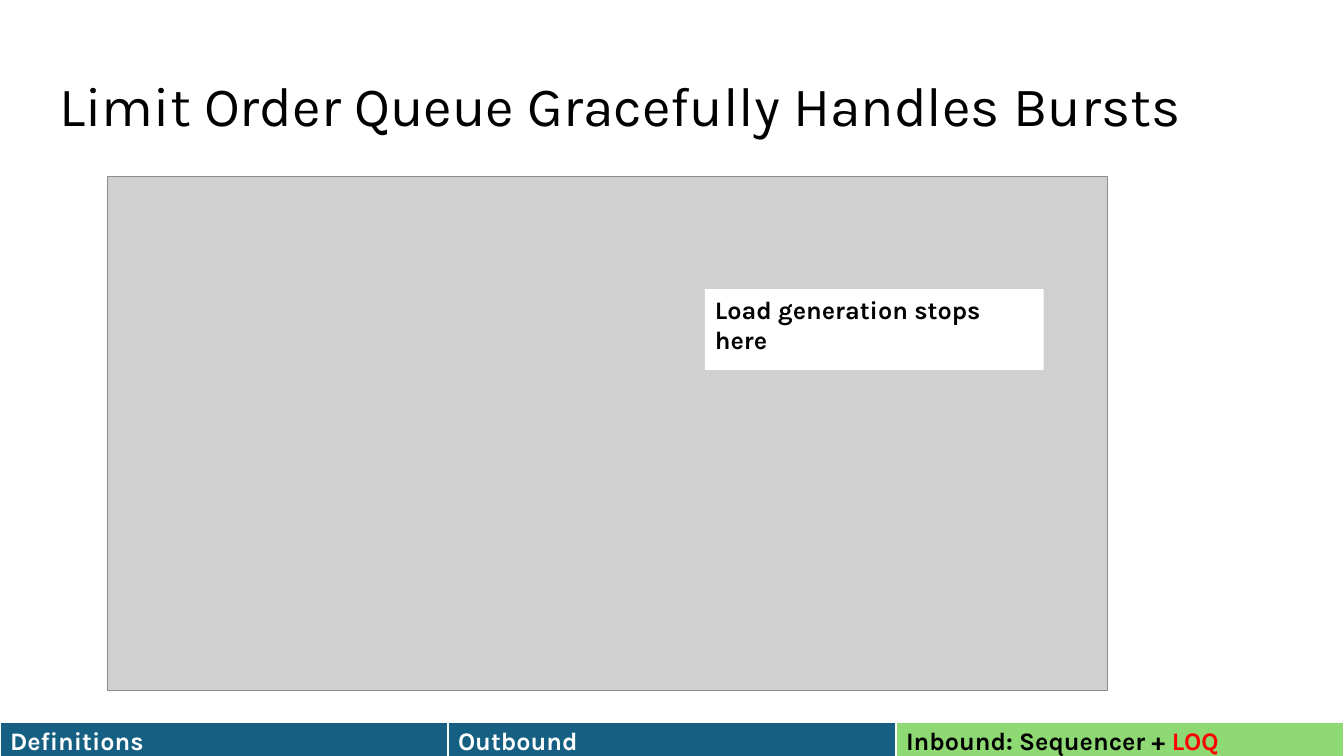
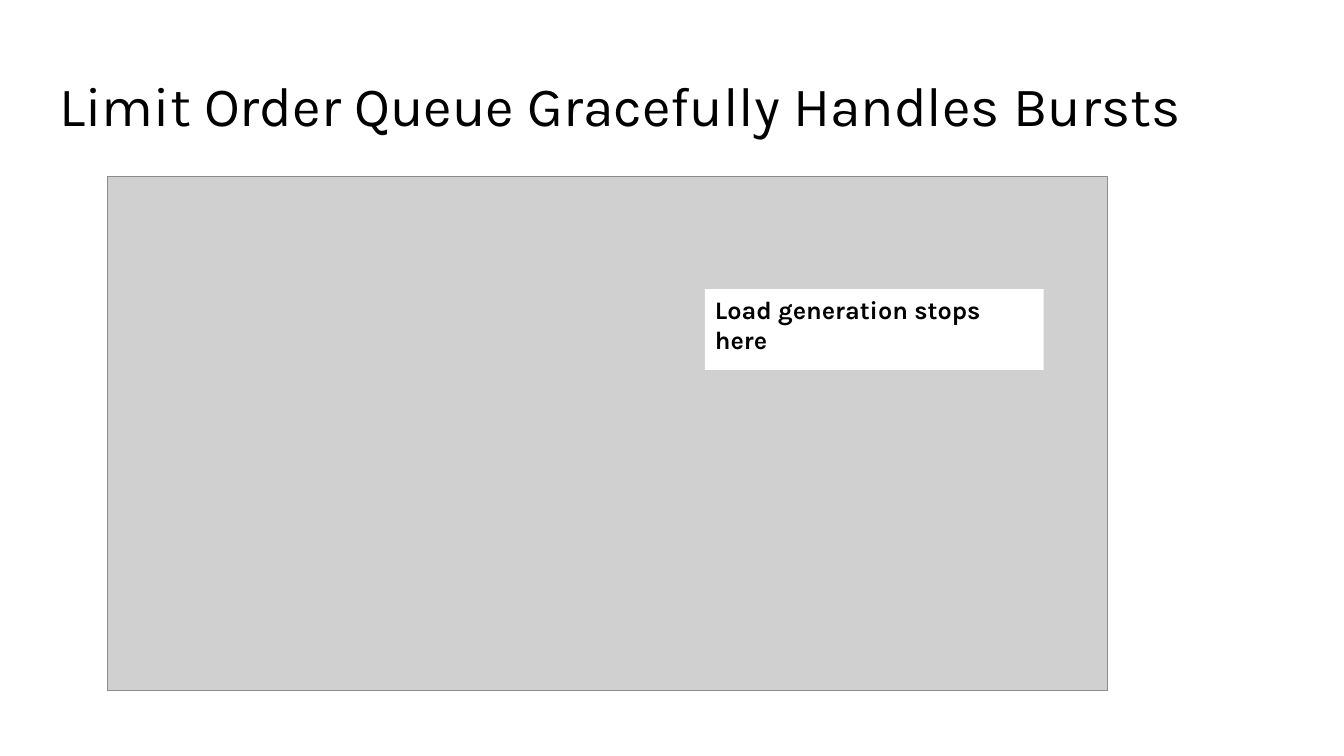
Before and after one commit to HaseebLUMS/Onyx-Presentation, a slide deck: slide 78 of OCP TAP Presentation.pptx. Drawn at 1344x756 pixels with LibreOffice and Linux fonts; fonts in the diff are those of the drawing; grey boxes stand for pictures. Boxes give left, top, right and bottom in pixels: in the first picture for what was removed or moved away, otherwise in the second. Text is boxed around its words. In the diff, an @@ line names an element or a change of style, - is before the commit and + after.

```diff
--- a/OCP TAP Presentation.pptx
+++ b/OCP TAP Presentation.pptx
@@ table removed at (0, 723, 1343, 756), 1 rows, 3 columns @@
-Definitions | Outbound | Inbound: Sequencer + LOQ
```
Also in this commit, not shown: 8 other slides changed.
